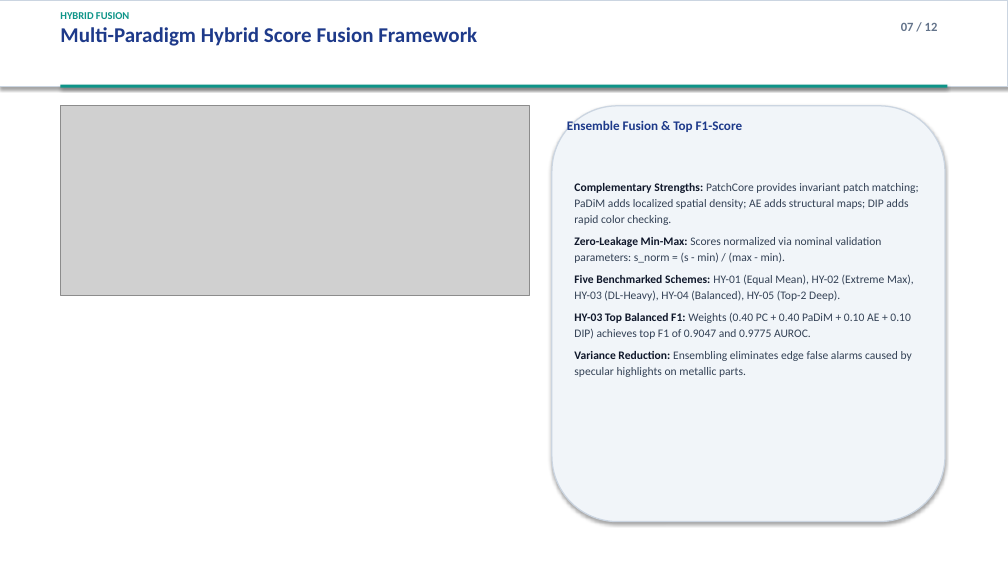
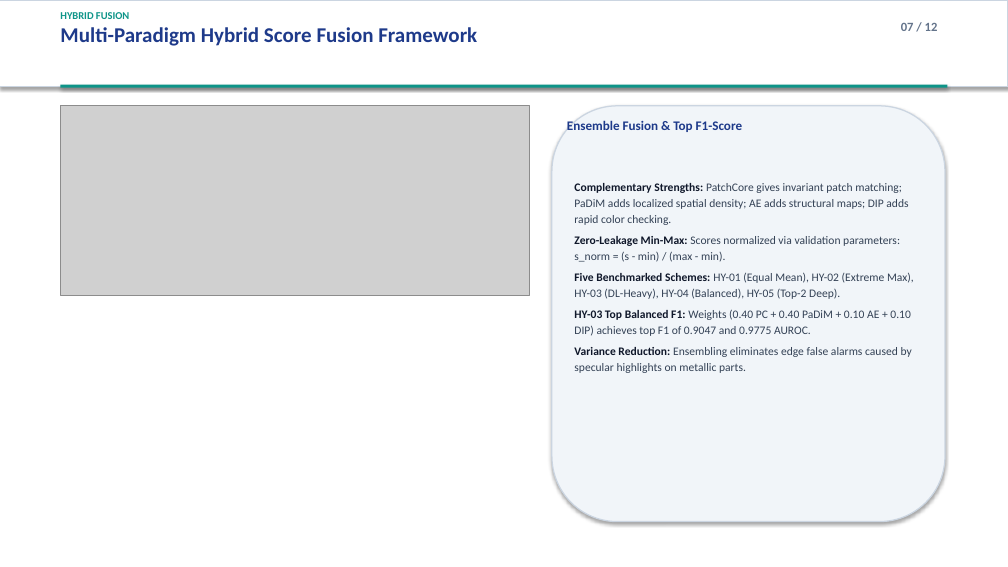
Before and after one commit to Rahul-dewangan01/Hybrid-Industrial-Visual-Anomaly-Detection, a slide deck: slide 7 of 06_FINAL_RESEARCH/Presentation/Industrial_Anomaly_Detection_Final_Presentation.pptx. Drawn at 1008x567 pixels with LibreOffice and Linux fonts; fonts in the diff are those of the drawing; grey boxes stand for pictures. Boxes give left, top, right and bottom in pixels: in the first picture for what was removed or moved away, otherwise in the second. Text is boxed around its words. In the diff, an @@ line names an element or a change of style, - is before the commit and + after.

```diff
--- a/06_FINAL_RESEARCH/Presentation/Industrial_Anomaly_Detection_Final_Presentation.pptx
+++ b/06_FINAL_RESEARCH/Presentation/Industrial_Anomaly_Detection_Final_Presentation.pptx
@@ text at bbox=[574, 183, 908, 262]: text changed @@
-Complementary Strengths: PatchCore provides invariant patch matching; PaDiM adds localized spatial density; AE adds structural maps; DIP adds rapid color checking.
-Zero-Leakage Min-Max: Scores normalized via nominal validation parameters: s_norm = (s - min) / (max - min).
+Complementary Strengths: PatchCore gives invariant patch matching; PaDiM adds localized spatial density; AE adds structural maps; DIP adds rapid color checking.
+Zero-Leakage Min-Max: Scores normalized via validation parameters: s_norm = (s - min) / (max - min).
@@ text at bbox=[574, 273, 914, 373]: less space between paragraphs @@
```
Also in this commit, not shown: 11 other slides changed, 44 other files.
